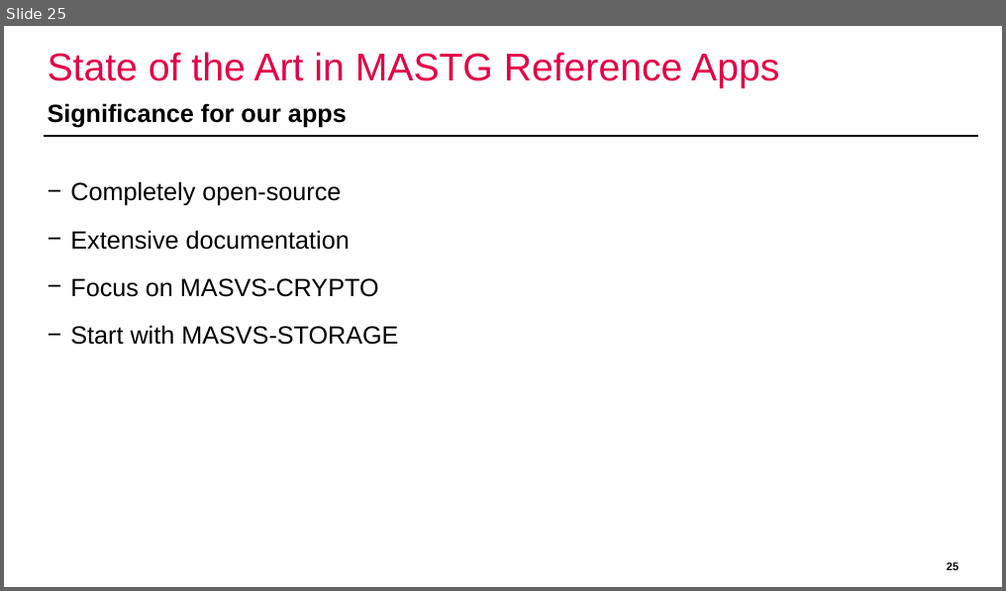
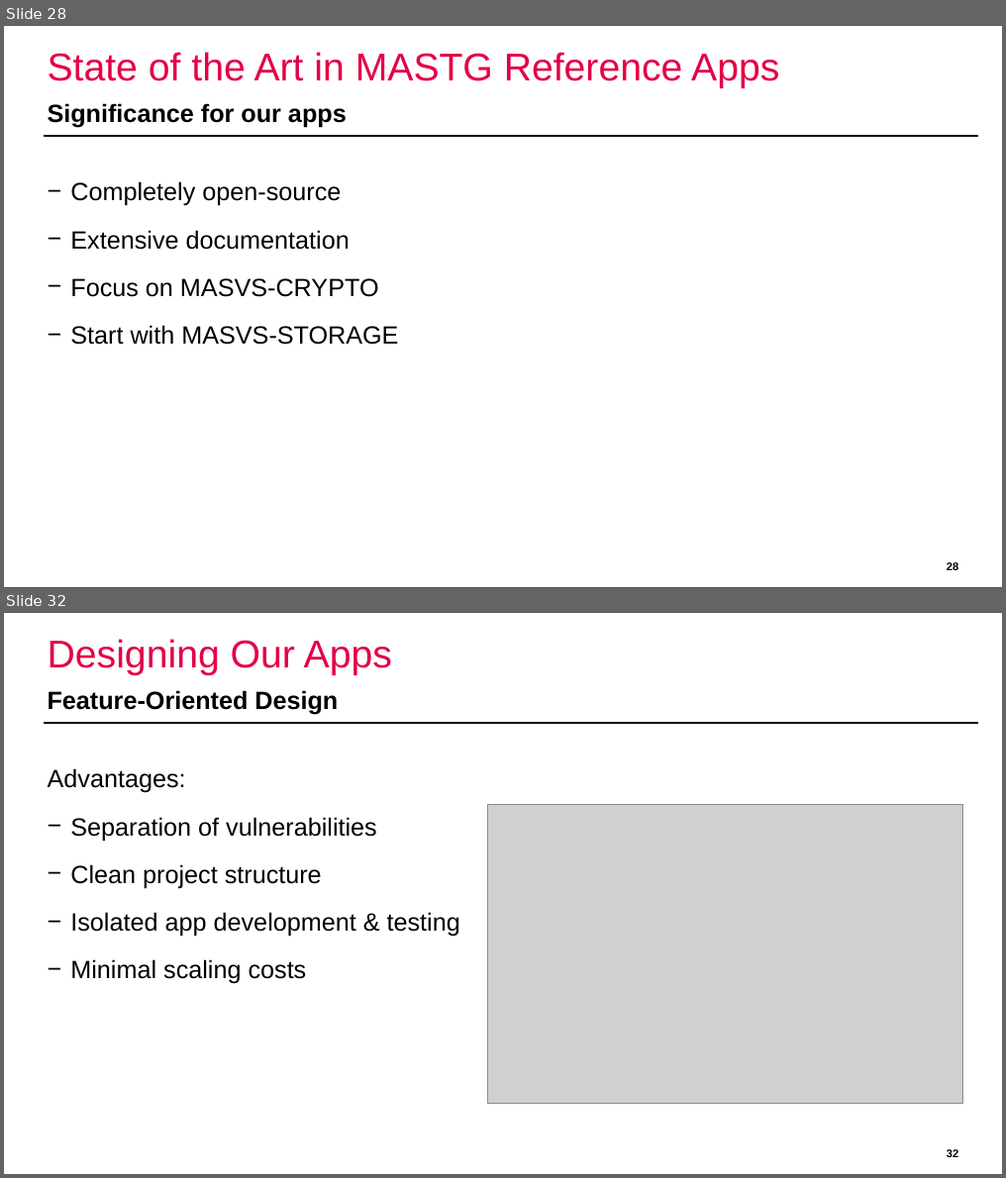
Before and after one commit to domi-cmd/Reference_Application_for_OWASP_MASTG, a slide deck: dev_documents/presentation/ba_thesis_presentation_kronig.pptx. Shown one above the other, each under a label of ours: slide 25 before the commit, slides 28 and 32 after it; the slides between them are not shown. The pictures are 1006x591 and 1006x1178 pixels, drawn with LibreOffice and Linux fonts; fonts in the diff are those of the drawing; grey boxes stand for pictures; background and template pictures are left out. Boxes give left, top, right and bottom in pixels: in the first picture for what was removed or moved away, otherwise in the second. Text is boxed around its words. In the diff, an @@ line names an element or a change of style, - is before the commit and + after.

Commit message:
Added <Design> section to my BA thesis presentation. Simplified and reworked the graphs and diagrams for use in presentation.

```diff
--- a/dev_documents/presentation/ba_thesis_presentation_kronig.pptx
+++ b/dev_documents/presentation/ba_thesis_presentation_kronig.pptx
@@ slide 32 added at box(4, 613, 1002, 1174), background #FFFFFF; not listed: 1 template element that a slide beside it also shows @@
@@ title added at box(48, 639, 392, 675), 28 pt, text #E40046 @@
+Designing Our Apps
@@ text added at box(48, 690, 338, 715), 18 pt, text #000000, bold @@
+Feature-Oriented Design
@@ text added at box(48, 768, 460, 984), 18 pt, text #000000 @@
+Advantages:
+− Separation of vulnerabilities
+− Clean project structure
+− Isolated app development & testing
+− Minimal scaling costs
@@ picture added at box(487, 805, 962, 1104) @@
@@ page number added at box(946, 1149, 958, 1159), 8 pt, text #000000, bold @@
+32
@@ what was slide 25 is now slide 28 @@
```
Also in this commit, not shown: 5 slides changed, 11 other slides added, 1 slide removed, 9 other files.
